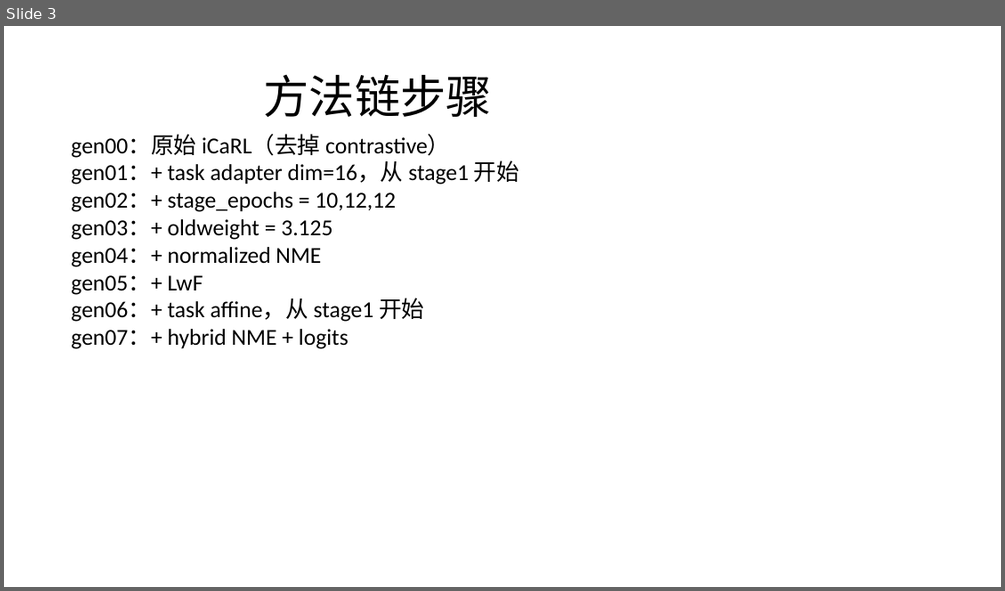
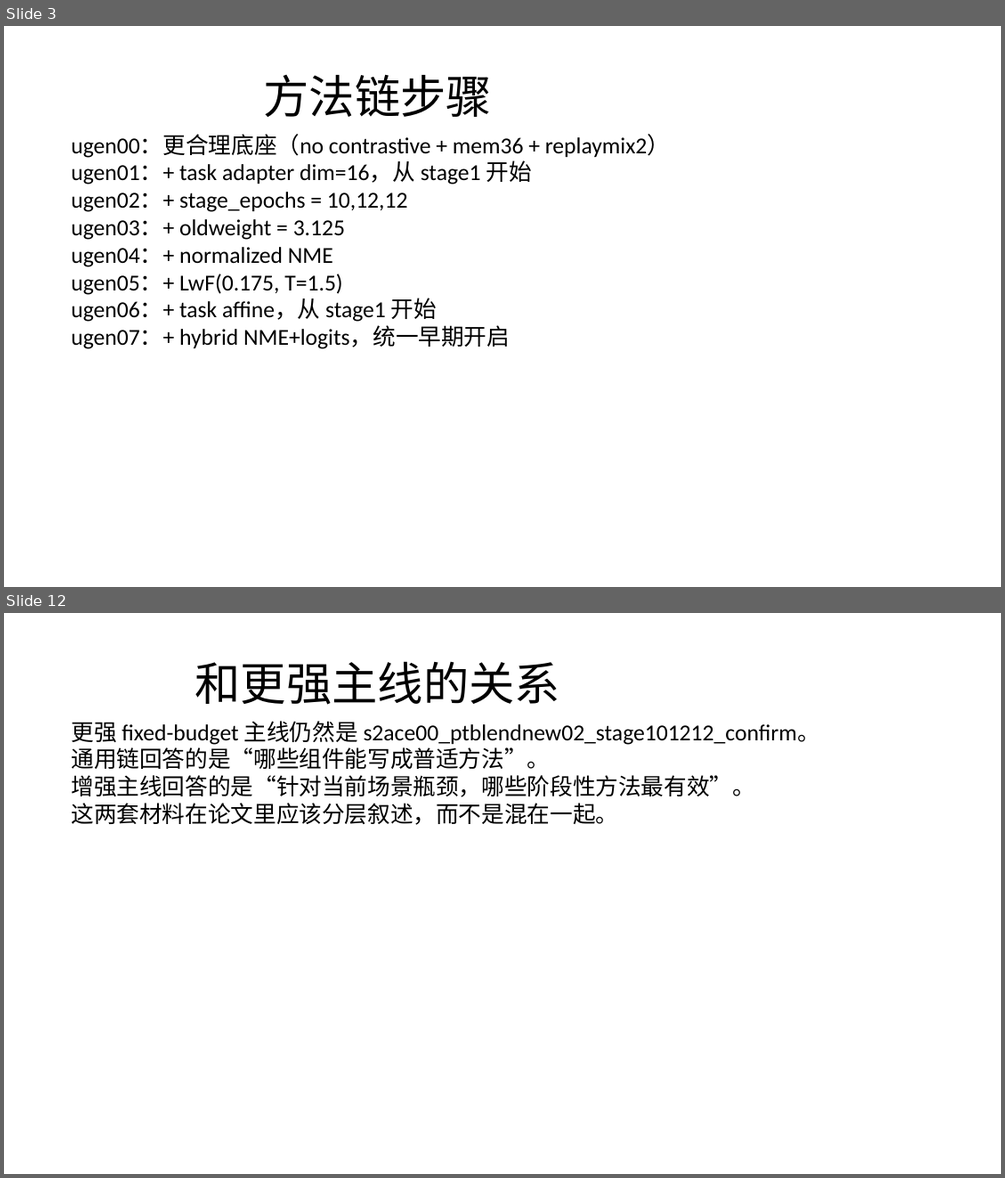
Before and after one commit to DevDreamerCB/iCaRL_codex, a slide deck: research/general_methods_chain_20260323_zh.pptx. Shown one above the other, each under a label of ours: slide 3 before the commit, slides 3 and 12 after it; the slides between them are not shown. The pictures are 1005x591 and 1005x1178 pixels, drawn with LibreOffice and Linux fonts; fonts in the diff are those of the drawing. Boxes give left, top, right and bottom in pixels: in the first picture for what was removed or moved away, otherwise in the second. Text is boxed around its words. In the diff, an @@ line names an element or a change of style, - is before the commit and + after.

Commit message:
Correct universal methods chain with replaymix base

```diff
--- a/research/general_methods_chain_20260323_zh.pptx
+++ b/research/general_methods_chain_20260323_zh.pptx
@@ slide 12 added at [4,613,1001,1174], background #FFFFFF @@
@@ title added at [194,661,560,705], 44 pt, text #000000 @@
+和更强主线的关系
@@ text added at [71,721,820,825], 22 pt, text #000000 @@
+更强 fixed-budget 主线仍然是 s2ace00_ptblendnew02_stage101212_confirm。
+通用链回答的是“哪些组件能写成普适方法”。
+增强主线回答的是“针对当前场景瓶颈，哪些阶段性方法最有效”。
+这两套材料在论文里应该分层叙述，而不是混在一起。
@@ slide 3 changed as well @@
@@ text at [71,135,670,349]: text changed @@
-gen00：原始 iCaRL（去掉 contrastive）
-gen01：+ task adapter dim=16，从 stage1 开始
-gen02：+ stage_epochs = 10,12,12
-gen03：+ oldweight = 3.125
-gen04：+ normalized NME
-gen05：+ LwF
-gen06：+ task affine，从 stage1 开始
-gen07：+ hybrid NME + logits
+ugen00：更合理底座（no contrastive + mem36 + replaymix2）
+ugen01：+ task adapter dim=16，从 stage1 开始
+ugen02：+ stage_epochs = 10,12,12
+ugen03：+ oldweight = 3.125
+ugen04：+ normalized NME
+ugen05：+ LwF(0.175, T=1.5)
+ugen06：+ task affine，从 stage1 开始
+ugen07：+ hybrid NME+logits，统一早期开启
```
Also in this commit, not shown: 2 other slides changed, 8 other slides added, 8 slides removed, 6 other files.
